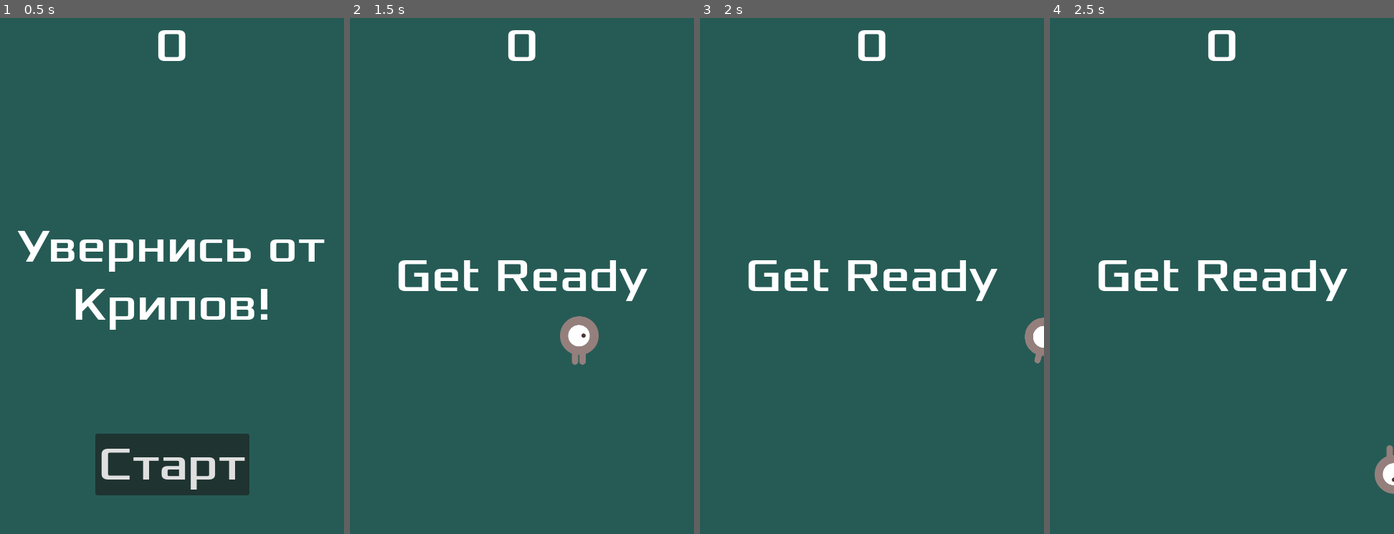
Above: before the commit, frames 1-4 (left to right).
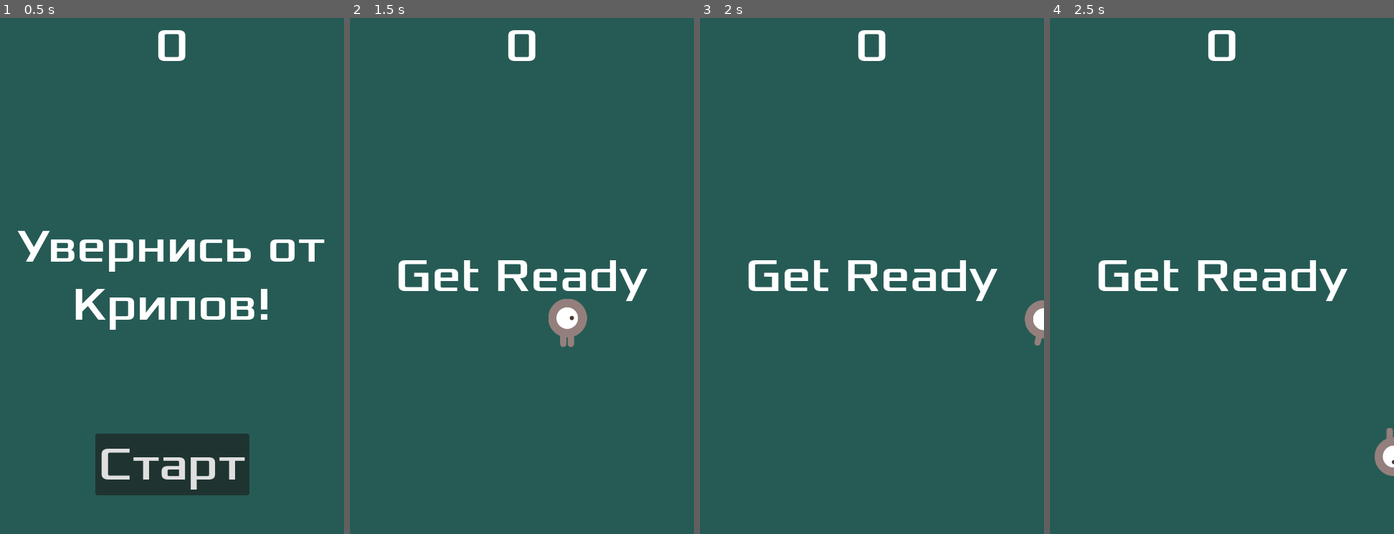
Above: after the commit, the same moments.

Repository: lxxse/Dodge-The-Creeps
Game: Godot game, scene res://main.tscn
Two runs of this game, one before a commit and one after it. Both use one fixed random seed, a clock stepped at 60 frames per second and the inputs below.
Inputs (mouse positions are in pixels of both pictures, inside the frame that each line leads up to):
- Up to frame 1 (0.5 s): no input
- Up to frame 2 (1.5 s): click "Старт" at 0.5 s; tap Enter at 1.25 s; move the mouse to (597, 250) at 1.27 s; hold D (move_right) from 1.28 s (still down); click (597, 250) at 1.42 s
- Up to frame 3 (2 s): keep holding D (move_right)
- Up to frame 4 (2.5 s): move the mouse to (1153, 301) at 2.02 s; release D (move_right) at 2.03 s; hold S (move_down) from 2.03 s (still down)

Frame 1 is identical in both runs. In frame 2, 1.1% of the frame differs, in the area x 57-73%, y 54-68%; in frame 3, 0.5%; in frame 4, 0.5%.

Commit message:
add touch controls for android

Diff:
--- a/player.gd
+++ b/player.gd
@@ -3,10 +3,17 @@
 
 @export var speed = 400 # Скорость пиксель/сек
 var screen_size # Размер окна игры
+var touch_position = null
+var is_touching = false
 
 func _ready() -> void:
 	screen_size = get_viewport_rect().size
 	hide()
+
+func _input(event):
+	if event is InputEventScreenTouch:
+		is_touching = event.pressed
+		touch_position = event.position if event.pressed else null
 
 func _process(delta: float) -> void:
 	var velocity = Vector2.ZERO
@@ -18,6 +25,10 @@
 		velocity.y += 1
 	if Input.is_action_pressed("move_up"):
 		velocity.y -= 1
+
+	if is_touching && touch_position != null:
+		var direction = (touch_position - position).normalized()
+		velocity = direction * speed
 
 	if velocity.length() > 0:
 		velocity = velocity.normalized() * speed
